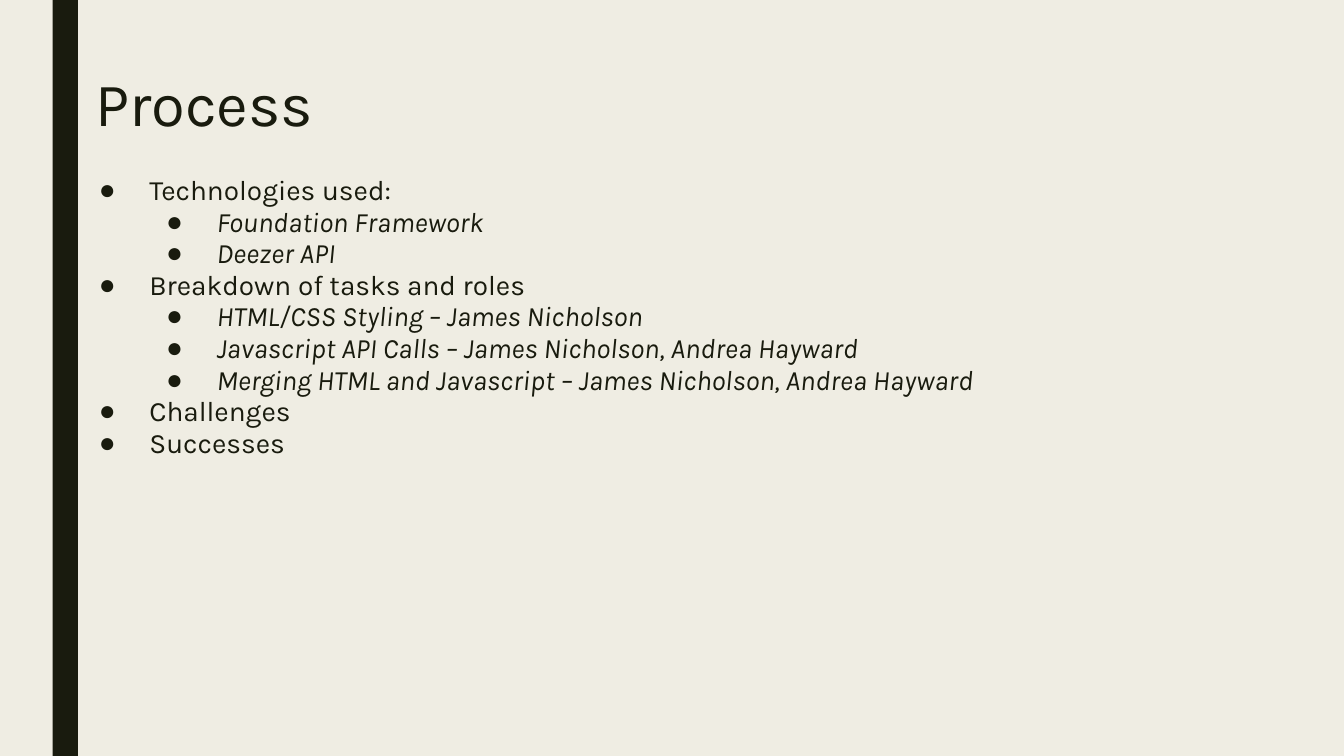
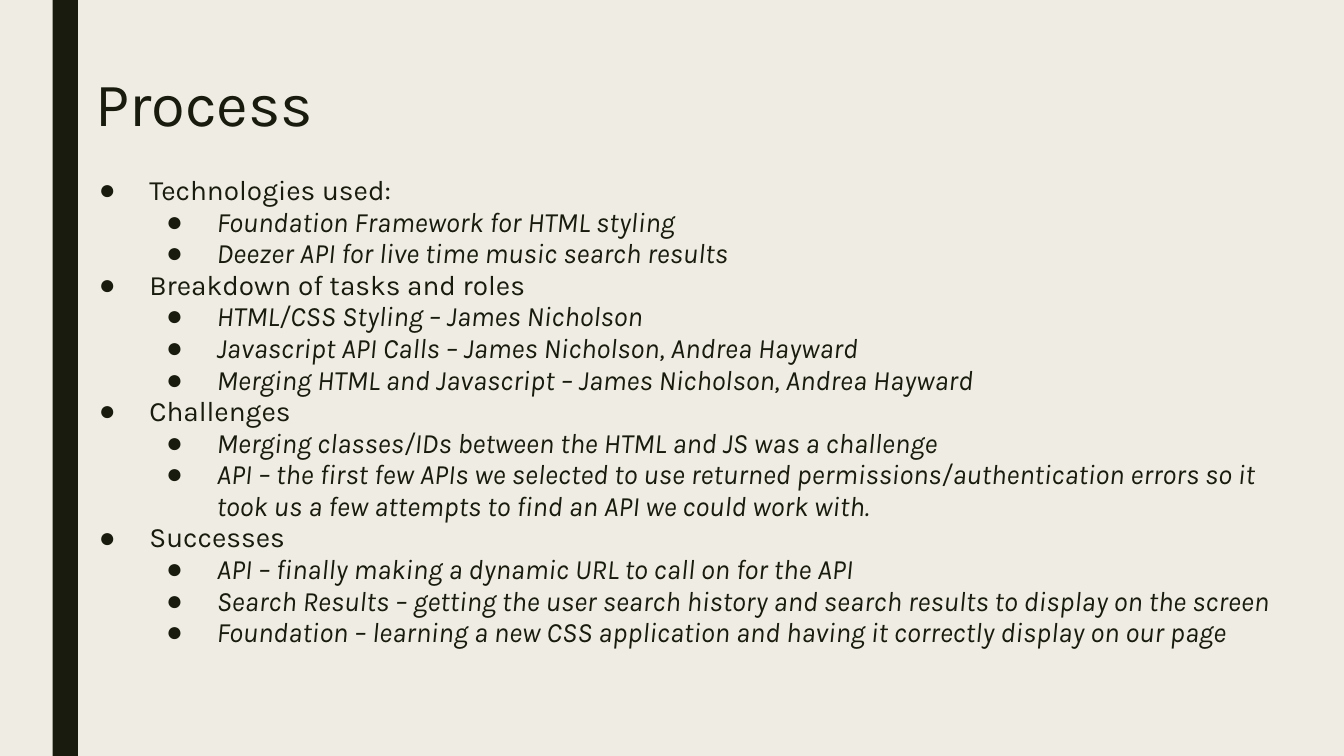
Before and after one commit to andreahayward/LyricallySound, a slide deck: slide 4 of Assets/Project Presentation Template.pptx. Drawn at 1344x756 pixels with LibreOffice and Linux fonts; fonts in the diff are those of the drawing. Boxes give left, top, right and bottom in pixels: in the first picture for what was removed or moved away, otherwise in the second. Text is boxed around its words. In the diff, an @@ line names an element or a change of style, - is before the commit and + after.

Commit message:
additional html and API updates

```diff
--- a/Assets/Project Presentation Template.pptx
+++ b/Assets/Project Presentation Template.pptx
@@ text at (217, 206, 728, 264): text changed @@
-  ● Foundation Framework
-  ● Deezer API
+  ● Foundation Framework for HTML styling
+  ● Deezer API for live time music search results
@@ text at (217, 427, 1255, 523): paragraphs added @@
+  ● Merging classes/IDs between the HTML and JS was a challenge
+  ● API – the first few APIs we selected to use returned permissions/authentication errors so it took us a few attempts to find an API we could work with.
@@ text at (217, 559, 1269, 649): paragraphs added @@
+  ● API – finally making a dynamic URL to call on for the API
+  ● Search Results – getting the user search history and search results to display on the screen
+  ● Foundation – learning a new CSS application and having it correctly display on our page
```
Also in this commit, not shown: 3 other slides changed, 1 slide added, 1 slide removed, 4 other files.
